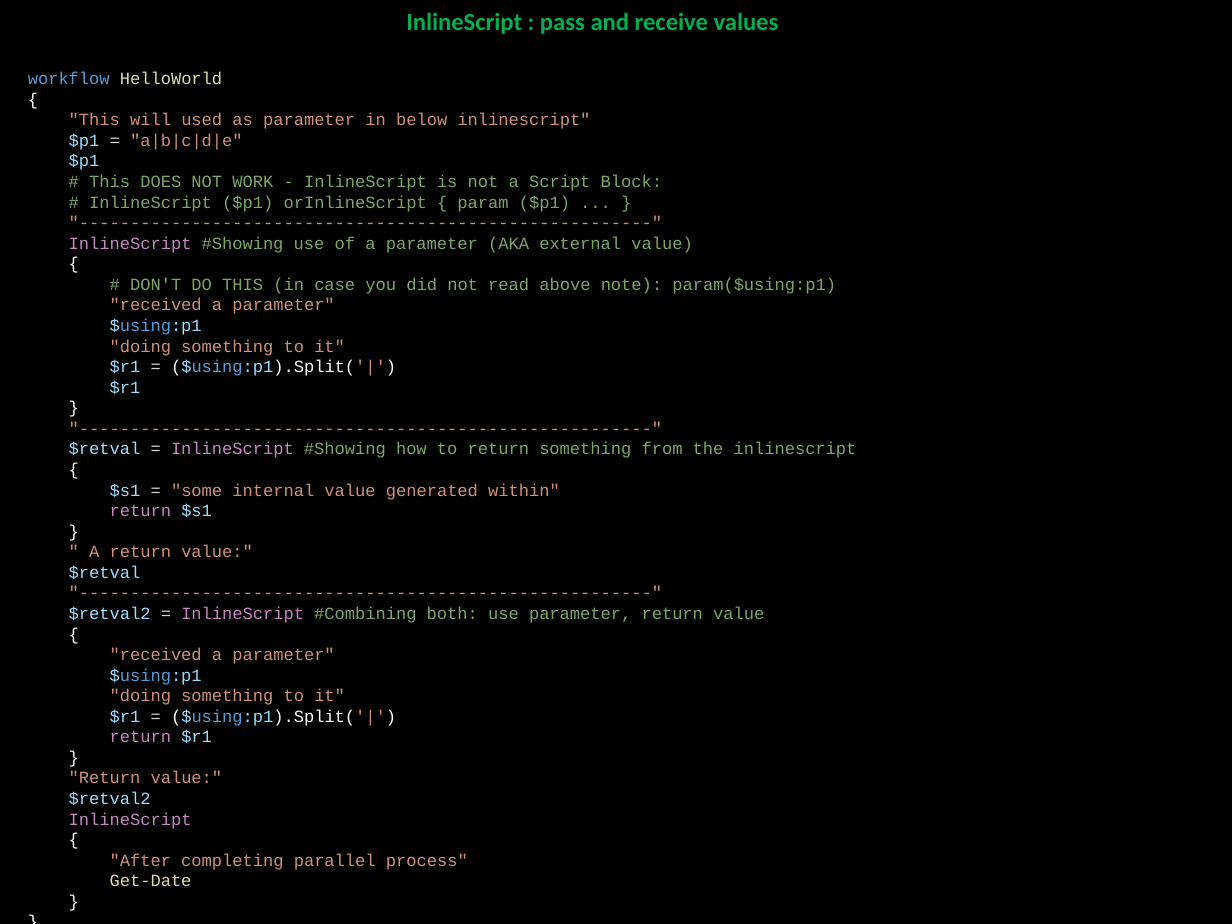
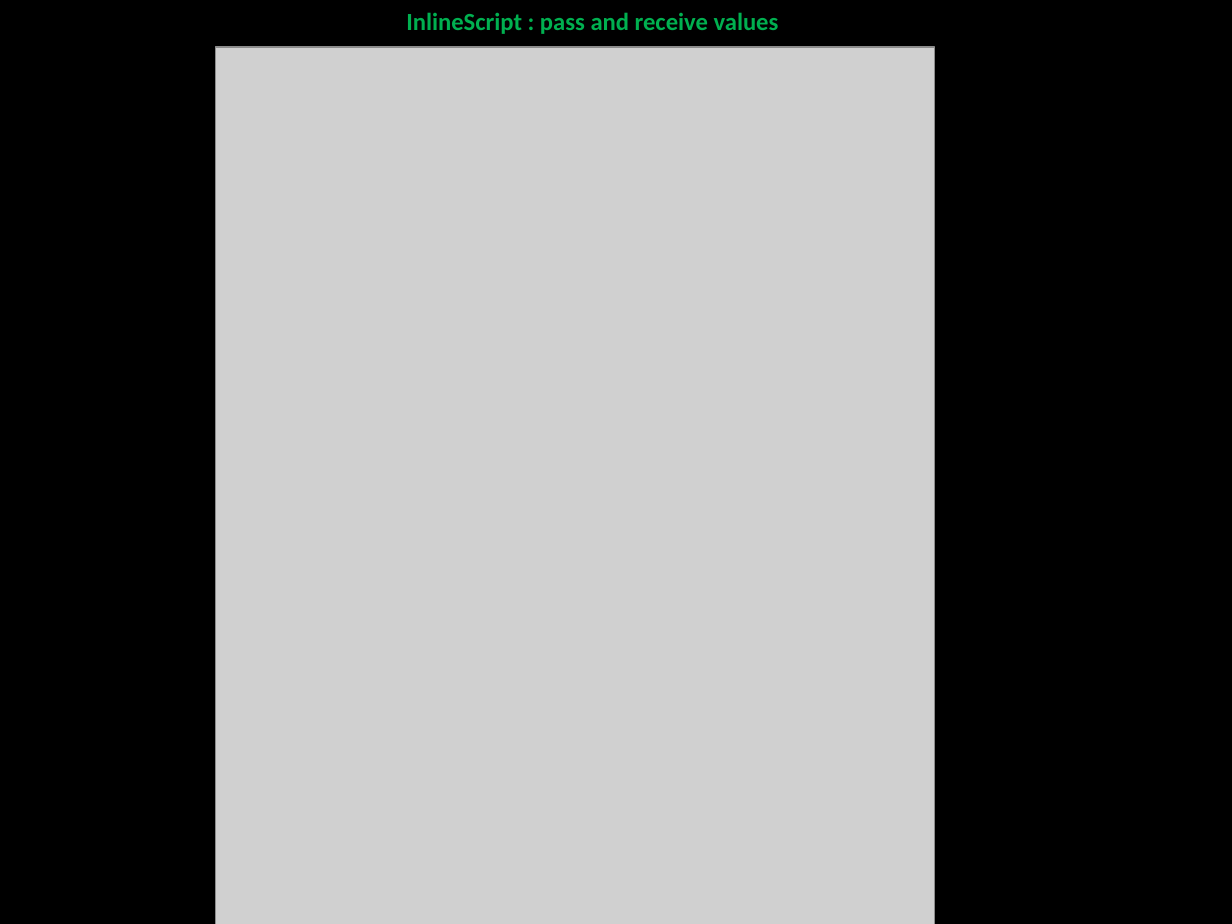
Before and after one commit to wildgrok/PowerShell, a slide deck: slide 12 of PowerShell From The Trenches - Workflows.pptx (slide 11 before the commit). Drawn at 1232x924 pixels with LibreOffice and Linux fonts; fonts in the diff are those of the drawing; grey boxes stand for pictures. Boxes give left, top, right and bottom in pixels: in the first picture for what was removed or moved away, otherwise in the second. Text is boxed around its words. In the diff, an @@ line names an element or a change of style, - is before the commit and + after.

```diff
--- a/PowerShell From The Trenches - Workflows.pptx
+++ b/PowerShell From The Trenches - Workflows.pptx
@@ picture added at (216, 47, 934, 924) @@
@@ text removed at (28, 71, 857, 886) @@
-workflow HelloWorld
-{
-"This will used as parameter in below inlinescript"
-$p1 = "a|b|c|d|e"
-$p1
-# This DOES NOT WORK - InlineScript is not a Script Block:
-# InlineScript ($p1) orInlineScript { param ($p1) ... }
-"--------------------------------------------------------"
-InlineScript #Showing use of a parameter (AKA external value)
-{
-# DON'T DO THIS (in case you did not read above note): param($using:p1)
-"received a parameter"
-$using:p1
-"doing something to it"
-$r1 = ($using:p1).Split('|')
-$r1
-}
-"--------------------------------------------------------"
-$retval = InlineScript #Showing how to return something from the inlinescript
-{
-$s1 = "some internal value generated within"
-return $s1
-}
-" A return value:"
-$retval
-"--------------------------------------------------------"
-$retval2 = InlineScript #Combining both: use parameter, return value
-{
-"received a parameter"
-$using:p1
-"doing something to it"
-$r1 = ($using:p1).Split('|')
-return $r1
-}
-"Return value:"
-$retval2
-InlineScript
-{
-"After completing parallel process"
-Get-Date
-}
-}
-HelloWorld # and we execute the workflow
```
Also in this commit, not shown: 19 other slides changed, 21 slides added, 2 slides removed.
